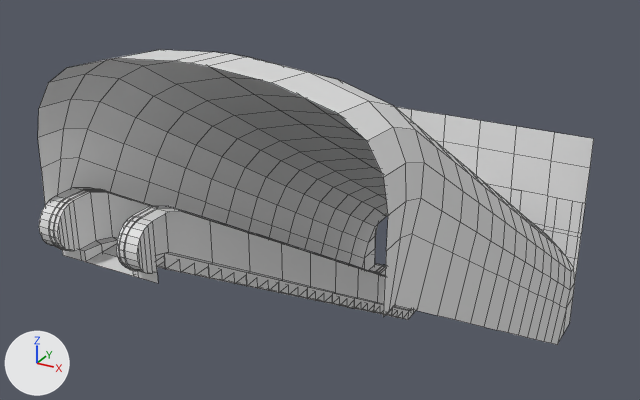
The FBX model Assets/Resources/Meshes/Structures/Escalator_Passage_PSX.fbx as it was, and as the next commit left it.
One viewpoint serves both versions: a 50 mm lens placed at (17.07, -22.44, 14.87), pointed at (8.21, -6.33, 6.82). Lighting does not change. The marker at lower left points along +X, +Y and +Z. Mesh edges are drawn as thin lines. Where no turn or scale is listed for an object, it has been applied to the vertices.

In view in the first picture: 'Escalator', 'EscalatorsTunel', 'EscalatorsWall', 'EscalatorsWallUp'.
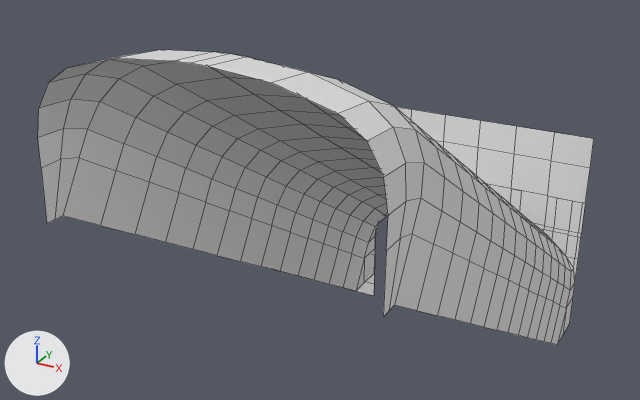
Where the change shows, as pixel boxes [x1, y1, x2, y2] in the pictures (640 x 400 px):
'Escalator', deleted
    before: [39, 188, 416, 320]

Diff of the bpy script that builds the scene:
```diff
--- a/Assets/Resources/Meshes/Structures/Escalator_Passage_PSX.fbx.py
+++ b/Assets/Resources/Meshes/Structures/Escalator_Passage_PSX.fbx.py
@@ ob_escalator @@
-ob_escalator = bpy.data.objects.new('Escalator', me_plane_127)
-ob_escalator.location = (7.91, -0.5, 1.05)
```
